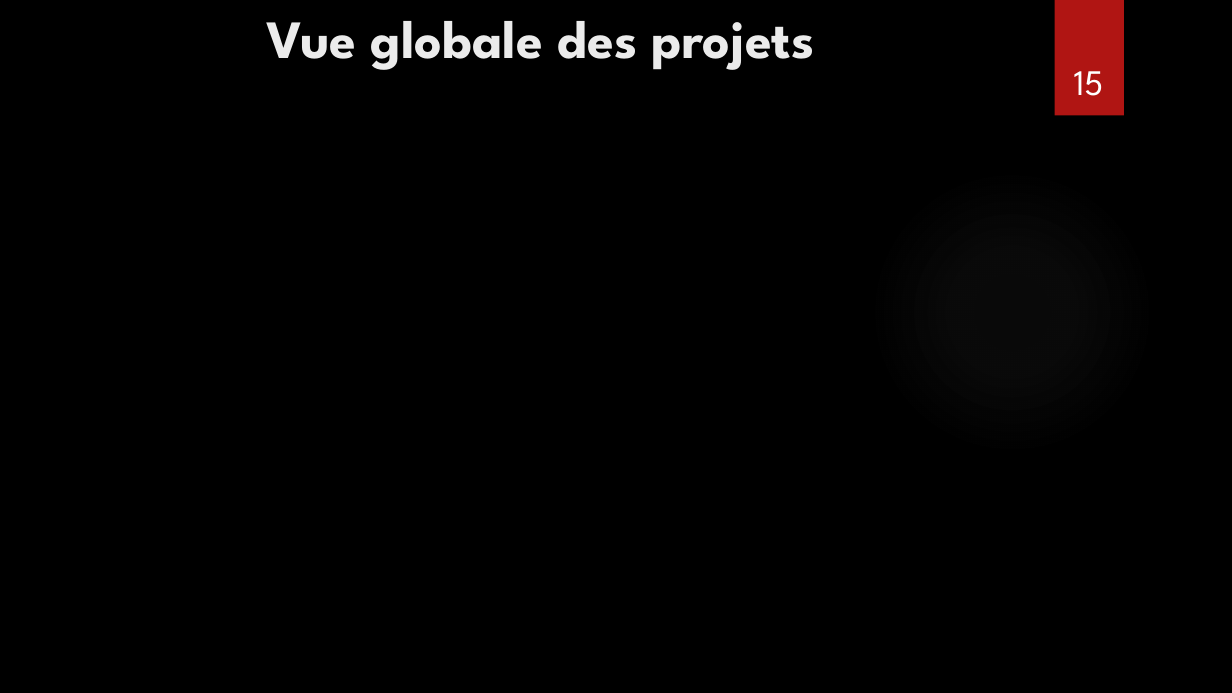
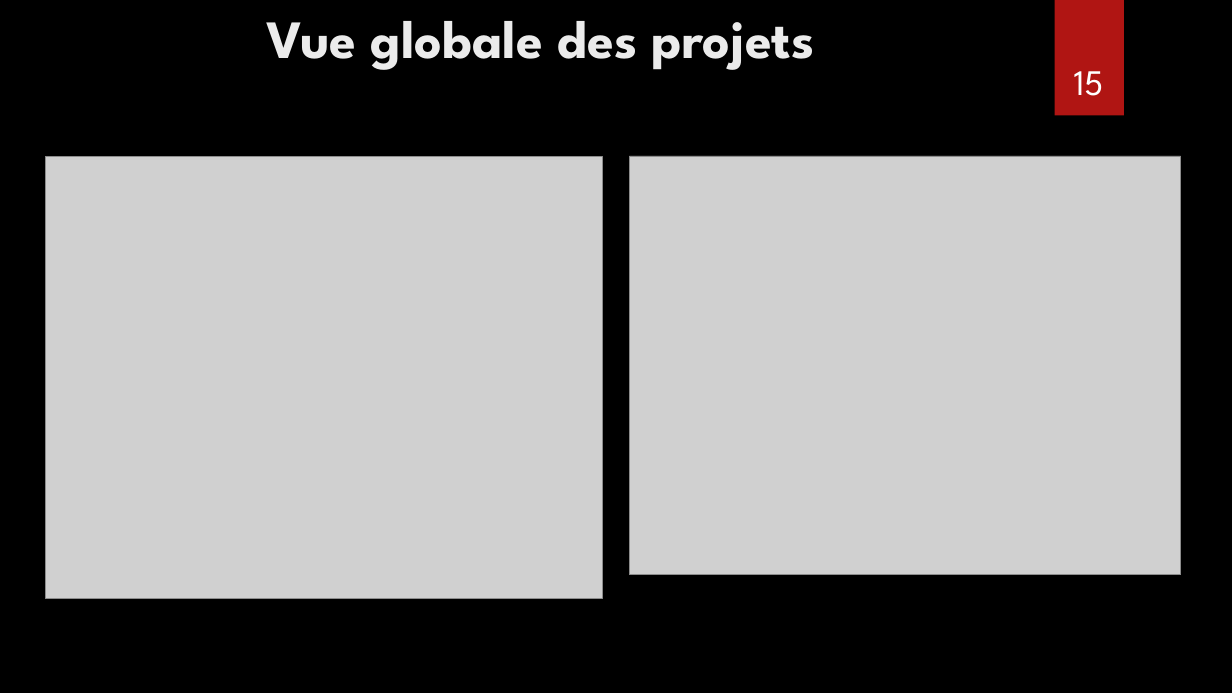
Before and after one commit to CNAM-MPIR/210_Project, a slide deck: slide 15 of Project/MPI_NPE_Presentation NFE210.pptx. Drawn at 1232x693 pixels with LibreOffice and Linux fonts; fonts in the diff are those of the drawing; grey boxes stand for pictures; background and template pictures are left out. Boxes give left, top, right and bottom in pixels: in the first picture for what was removed or moved away, otherwise in the second. Text is boxed around its words. In the diff, an @@ line names an element or a change of style, - is before the commit and + after.

Commit message:
Version finale d'archimate
Ajout des dernières vues archimate, complétion du document Word avec la partie du projet AeroNet et des images copiés à partir d'archimate.

```diff
--- a/Project/MPI_NPE_Presentation NFE210.pptx
+++ b/Project/MPI_NPE_Presentation NFE210.pptx
@@ picture added at (45,156,603,599) @@
@@ picture added at (629,156,1181,575) @@
@@ ellipse removed at (870,169,1154,454) @@
```
Also in this commit, not shown: 1 other slide changed, 5 slides added, 2 slides removed, 2 other files.
